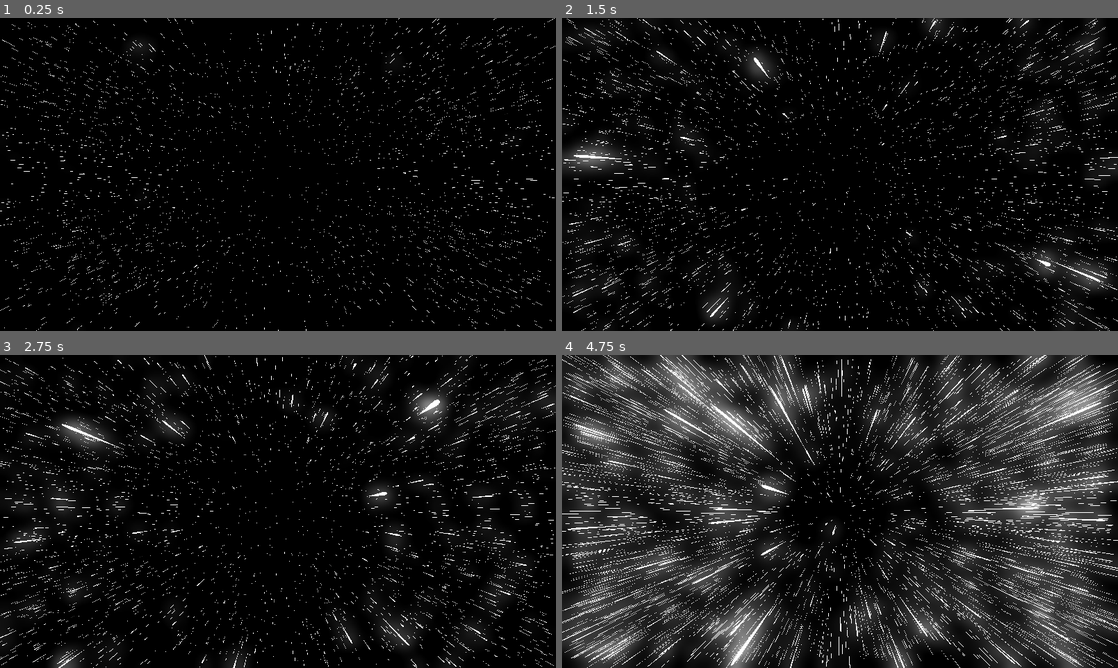
Above: before the commit, frames 1-4 (two rows, left to right).
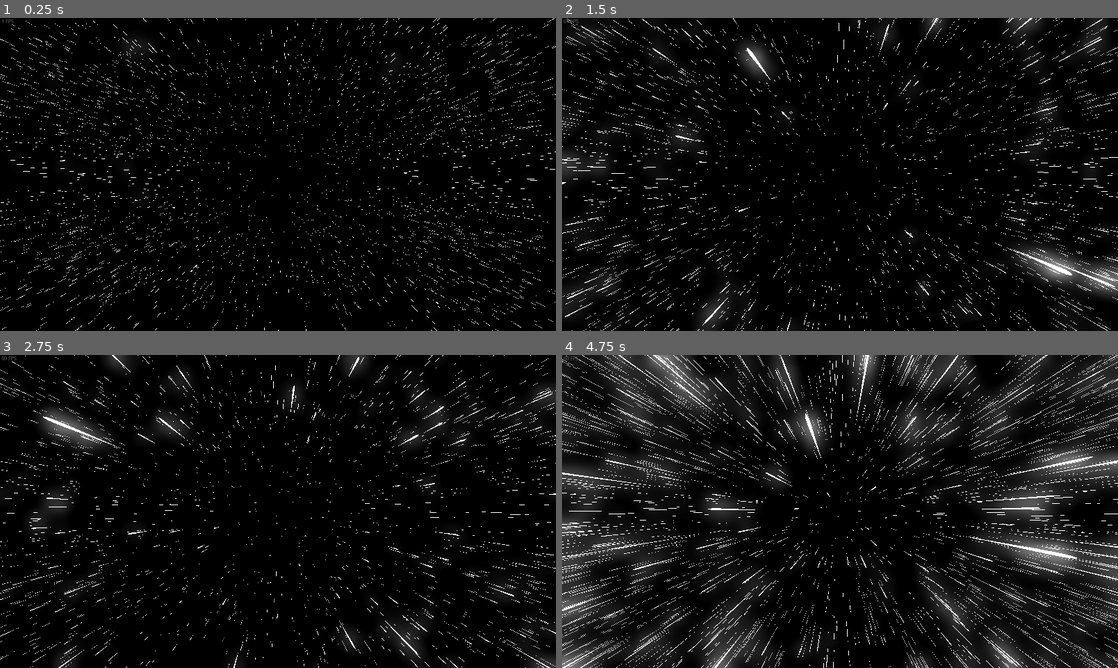
Above: after the commit, the same moments.

Repository: dunebuddy/AsteroidField
Game: Godot game, scene res://scenes/space/space.tscn
The game is run twice, just before and just after one commit, with the same random seed, the same clock (stepped at 60 frames per second) and the same inputs.
Inputs:
- Up to frame 1 (0.25 s): no input
- Up to frame 2 (1.5 s): tap Enter at 0.5, 0.6, 1.35 s; tap Space at 0.77 s
- Up to frame 3 (2.75 s): tap Space at 1.52 s; tap Enter at 2.1 s
- Up to frame 4 (4.75 s): tap Enter at 2.85, 3.6, 4.35 s; tap Space at 3.02, 3.77, 4.52 s

The runs differ from the first frame. In frame 1, 0.9% of the frame differs, in the area x 0-100%, y 0-100%; in frame 2, 3.8%; in frame 3, 4.7%; in frame 4, 44%.

Commit message:
ajustes no processamento dos drops para diminuir os sinais e melhorar o desempenho

Diff:
--- a/scenes/drop/drop.gd
+++ b/scenes/drop/drop.gd
@@ -1,7 +1,7 @@
 class_name Drop
 extends MeshInstance3D
 
-signal reseed(drop: MeshInstance3D)
+#signal reseed(drop: MeshInstance3D)
 
 var shader = preload("res://scenes/drop/shader.gdshader")
 var drop_mesh = preload("res://scenes/drop/drop.obj")
@@ -11,29 +11,14 @@
 var frustum: Array[Plane] = []
 var valid: bool = false
 
-var drop_speed = 0
+var speed = 0
 var ship_speed = 0
 var original_scale = Vector3.ZERO
 
-func set_drop_speed(speed):
-	drop_speed = speed
-	_set_emission_intensity()
 
-
-func set_ship_speed(speed):
-	ship_speed = speed
-	_set_emission_intensity()
-
-
-func set_drop_scale(scale: Vector3):
-	original_scale = scale
-
-	self.scale = scale
-
-
-func _set_emission_intensity():
-	#print_debug(ship_speed + drop_speed)
-	material.set_shader_parameter("emission_intensity", clamp(ship_speed + drop_speed, 0, 160))
+func set_drop_scale(new_scale: Vector3):
+	original_scale = new_scale
+	scale = new_scale
 
 
 func invalidate():
@@ -44,20 +29,7 @@
 	valid = true
 
 
-func _is_in_frustum() -> bool:
-	var object_position = global_position
-
-	# Verificar se o objeto está dentro dos planos
-	for plane in frustum:
-		if plane.distance_to(object_position) > 0:
-			return false  # O objeto está fora do frustum
-	return true  # O objeto está dentro do frustum
-
-
-# Called when the node enters the scene tree for the first time.
 func _ready():
-	get_parent().connect("ship_speed_change", _on_ship_speed_change)
-
 	material.shader = shader  # Atribui o shader ao material
 	material.set_shader_parameter("max_color", Color.CORNFLOWER_BLUE)
 
@@ -67,13 +39,5 @@
 
 
 # Called every frame. 'delta' is the elapsed time since the previous frame.
-func _process(delta):
-	self.scale.z = original_scale.z + (ship_speed * 0.03)
-	self.transform.origin.z += (drop_speed + ship_speed) * delta
-
-	if !_is_in_frustum() or !valid:
-		reseed.emit(self)
-
-
-func _on_ship_speed_change(speed):
-	set_ship_speed(speed)
+#func _process(delta):
+	#pass
--- a/scenes/drop/shader.gdshader
+++ b/scenes/drop/shader.gdshader
@@ -2,15 +2,12 @@
 
 uniform float emission_intensity : hint_range(0.0, 100.0) = 10.0; // Intensidade de emissão
 uniform float speed : hint_range(10.0, 60.0) = 10.0; // Intensidade de emissão
-uniform float min_speed : hint_range(5.0, 150.0) = 5;  // Velocidade mínima
-uniform float max_speed : hint_range(5.0, 150.0) = 150.0;  // Velocidade máxima
+uniform float min_speed : hint_range(5.0, 550.0) = 5;  // Velocidade mínima
+uniform float max_speed : hint_range(5.0, 550.0) = 150.0;  // Velocidade máxima
 uniform vec3 max_color = vec3(0.0, 0.0, 1.0); // Cor azul para velocidades máximas
 uniform vec3 min_color = vec3(1.0, 1.0, 1.0); // Cor branca para velocidades mínimas
 
 void fragment() {
-    // Calcula a cor com base na velocidade. Interpolação entre o branco e o azul.
     vec3 emission_color = mix(min_color, max_color, (emission_intensity - min_speed) / (max_speed - min_speed));
-
-    // Aplica o brilho com a intensidade e a cor calculada
     EMISSION = emission_color * emission_intensity;
 }
--- a/scenes/space/space.gd
+++ b/scenes/space/space.gd
@@ -10,30 +10,26 @@
 @onready var menu: PanelContainer = $UI/Menu
 @onready var menu_animator: AnimationPlayer = $UI/Menu/MenuAnimator
 
-@onready var frustum_planes: Array[Plane] = $Camera3D.get_frustum()
-
 var is_menu_visible = false
 
 var speed_min = 10
 var speed_max = 60
 var scale_min = 0.05
 var scale_max = 0.15
-var z_scale_min = 0.05
+var z_scale_min = 0.5
 var z_scale_max = 0.75
 
 var ship_speed_max = 400
 var ship_speed = 0
-var acceleration = Vector3(0, 0, 0)
-var drops = []
+var drops: Array[Drop] = []
 
-func reseed_drop(drop):
+func reseed_drop(drop: Drop):
 	var scale_xy = randf_range(scale_min, scale_max)
 	var scale_z = randf_range(z_scale_min, z_scale_max)
 
 	drop.transform.origin = Vector3(randf_range(-200, 200), randf_range(-100, 100), randf_range(-200, -90))
 	drop.set_drop_scale(Vector3(scale_xy, scale_xy, scale_z))
-	drop.set_drop_speed(randf_range(scale_min, speed_max))
-	drop.validate()
+	drop.speed = randf_range(scale_min, speed_max)
 
 
 func toggle_menu():
@@ -53,9 +49,8 @@
 	for i in range(4000):
 		var drop: Drop = drop_scene.instantiate()
 
-		drop.frustum = frustum_planes
-		drop.connect("reseed", _on_drop_reseed)
-		drop.invalidate()
+		#drop.frustum = frustum_planes
+		reseed_drop(drop)
 
 		drops.append(drop)
 		add_child(drop)
@@ -73,9 +68,15 @@
 	var acceleration = acceleration_value - drag_value
 	ship_speed = clamp(ship_speed + acceleration, 0, ship_speed_max)
 
-	#print_debug("acceleration_value=", acceleration_value)
-	#print_debug("drag_value=", drag_value)
-	_emit_acceleration_change()
+	for drop: Drop in drops:
+		if drop.transform.origin.z > 0:
+			reseed_drop(drop)
+		else:
+			drop.transform.origin.z += (drop.speed + ship_speed) * delta
+
+			if ship_speed > 0.1:
+				drop.scale.z = drop.original_scale.z + ship_speed * 0.03
+				drop.material.set_shader_parameter("emission_intensity", clamp(ship_speed + drop.speed, 0, 160))
 
 
 func _input(event):
--- a/scenes/space/space.tscn
+++ b/scenes/space/space.tscn
@@ -79,7 +79,6 @@
 [node name="UI" type="CanvasLayer" parent="."]
 
 [node name="FPSLabel" type="Label" parent="UI"]
-visible = false
 offset_left = 3.0
 offset_right = 35.0
 offset_bottom = 14.0
Not shown, added: export_presets.cfg
Not shown, changed: .gitignore
